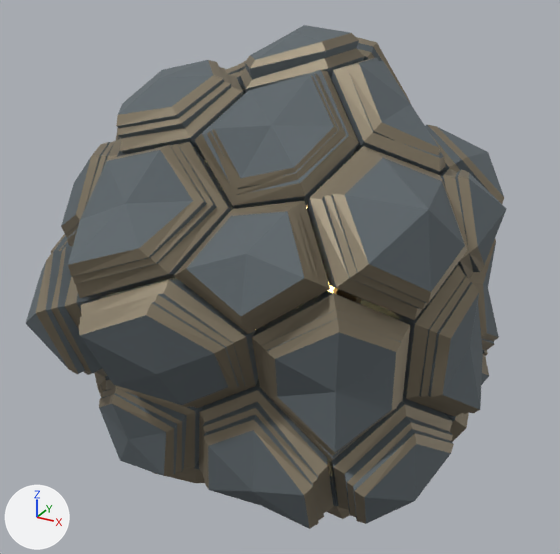
Renders of the glTF model assets/A-001-boss-rock/boss.glb from each side of a commit.
The view is the same before and after, from a 50 mm camera at (21.2, -40.3, 19.7) aimed at (-0.6, -0.7, -0.1). The lights are fixed; the arrows at lower left show +X, +Y and +Z. The picture after the commit comes second. Where no turn or scale is listed for an object, it has been applied to the vertices. Vertices at exactly the same position are counted once.

Names of what the first picture shows: 'armour_broken_shell', 'armour_cracked_shell', 'armour_intact_shell' and 1 more.
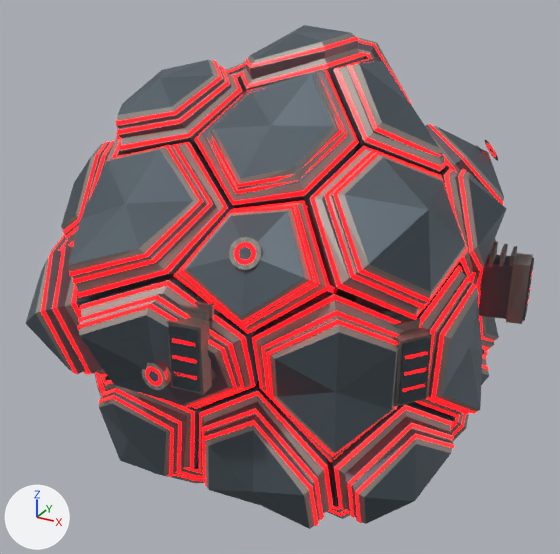
Location of each change, [x1, y1, x2, y2] in pixels of the pictures (560 x 554 px):
'armour_broken_shell', recoloured, reshaped: [26, 60, 483, 529] in both
'armour_intact_shell', recoloured, reshaped (brown to red, 9% wider): before [65, 48, 495, 513]; after [65, 48, 534, 513]
'armour_cracked_shell', recoloured, reshaped: [51, 25, 507, 520] in both
part 1 of me_armour_broken_shell, added: after [41, 60, 476, 526]
part 2 of me_armour_broken_shell, recoloured: [36, 60, 480, 528] in both
part 3 of me_armour_cracked_shell, added: after [52, 36, 503, 520]
part 4 of me_armour_cracked_shell, recoloured: [51, 33, 504, 520] in both
part 5 of me_armour_intact_shell, added: after [69, 52, 534, 510]
part 6 of me_armour_intact_shell, recoloured: [65, 48, 495, 513] in both

Patch to the scene script:
```diff
--- a/assets/A-001-boss-rock/boss.glb.py
+++ b/assets/A-001-boss-rock/boss.glb.py
@@ mat_basalt_armour @@
 n0 = _N.new('ShaderNodeBsdfPrincipled'); n0.name = 'Principled BSDF'
-n0.inputs[0].default_value = (0.13, 0.155, 0.17, 1.0)  # 'Base Color', grey #656e73
-n0.inputs[1].default_value = 0.24  # 'Metallic'
-n0.inputs[2].default_value = 0.88  # 'Roughness'
+n0.inputs[1].default_value = 0.52  # 'Metallic'
+n0.inputs[2].default_value = 0.58  # 'Roughness'
 n1 = _N.new('ShaderNodeOutputMaterial'); n1.name = 'Material Output'
+n2 = _N.new('ShaderNodeVertexColor'); n2.name = 'Color Attribute'
 _L.new(n0.outputs[0], n1.inputs[0])  # 'BSDF' to 'Surface'
+_L.new(n2.outputs[0], n0.inputs[0])  # 'Color' to 'Base Color'
@@ mat_hostile_seams @@
+mat_hostile_seams = bpy.data.materials.new('hostile_seams')
+# nodes: BsdfPrincipled, Mix, OutputMaterial, VertexColor
+# colours: red #ff0710, red #aa0d12, mixed with the vertex colours
@@ me_armour_broken_shell @@
 # used by ob_armour_broken_shell; location = (0.0, 0.0, 0.0)
-me_armour_broken_shell.from_pydata(...)  # 365 vertices, 654 faces; spans x -15.6..13.7, y -15.8..3.1, z -14.4..13.2
+me_armour_broken_shell.from_pydata(...)  # 1079 vertices, 1646 faces; spans x -15.6..13.7, y -15.8..3.1, z -14.5..13.2
+# me_armour_broken_shell part 1: 714 vertices added at x -15.5..13.5, y -15.6..3.1, z -14.5..13.2
+# me_armour_broken_shell part 2: 218 faces spanning x -15.6..13.7, y -15.8..3.1, z -14.4..13.2 switch from mat_weathered_alloy (brown #8b816e) to mat_basalt_armour
+me_armour_broken_shell.materials.append(mat_hostile_seams)
@@ me_armour_cracked_shell @@
 # used by ob_armour_cracked_shell; location = (0.0, 0.0, 0.0)
-me_armour_cracked_shell.from_pydata(...)  # 690 vertices, 1236 faces; spans x -15.3..13.3, y -15.5..14.3, z -13.9..14.8
+me_armour_cracked_shell.from_pydata(...)  # 1774 vertices, 2692 faces; spans x -15.3..14.4, y -15.5..14.3, z -14.0..14.8
+# me_armour_cracked_shell part 3: 1084 vertices added at x -15.2..14.4, y -15.2..14.3, z -14.0..14.6
+# me_armour_cracked_shell part 4: 412 faces spanning x -15.3..13.3, y -15.5..14.3, z -13.9..14.8 switch from mat_weathered_alloy (brown #8b816e) to mat_basalt_armour
+me_armour_cracked_shell.materials.append(mat_hostile_seams)
@@ me_armour_intact_shell @@
 # used by ob_armour_intact_shell; location = (0.0, 0.0, 0.0)
-me_armour_intact_shell.from_pydata(...)  # 804 vertices, 1440 faces; spans x -14.9..12.7, y -14.9..14.8, z -13.3..14.2
+me_armour_intact_shell.from_pydata(...)  # 2132 vertices, 3234 faces; spans x -14.9..14.4, y -14.9..14.8, z -13.4..14.2
+# me_armour_intact_shell part 5: 1328 vertices added at x -14.8..14.4, y -14.6..14.5, z -13.4..13.9
+# me_armour_intact_shell part 6: 480 faces spanning x -14.9..12.7, y -14.9..14.8, z -13.3..14.1 switch from mat_weathered_alloy (brown #8b816e) to mat_basalt_armour
+me_armour_intact_shell.materials.append(mat_hostile_seams)
```
